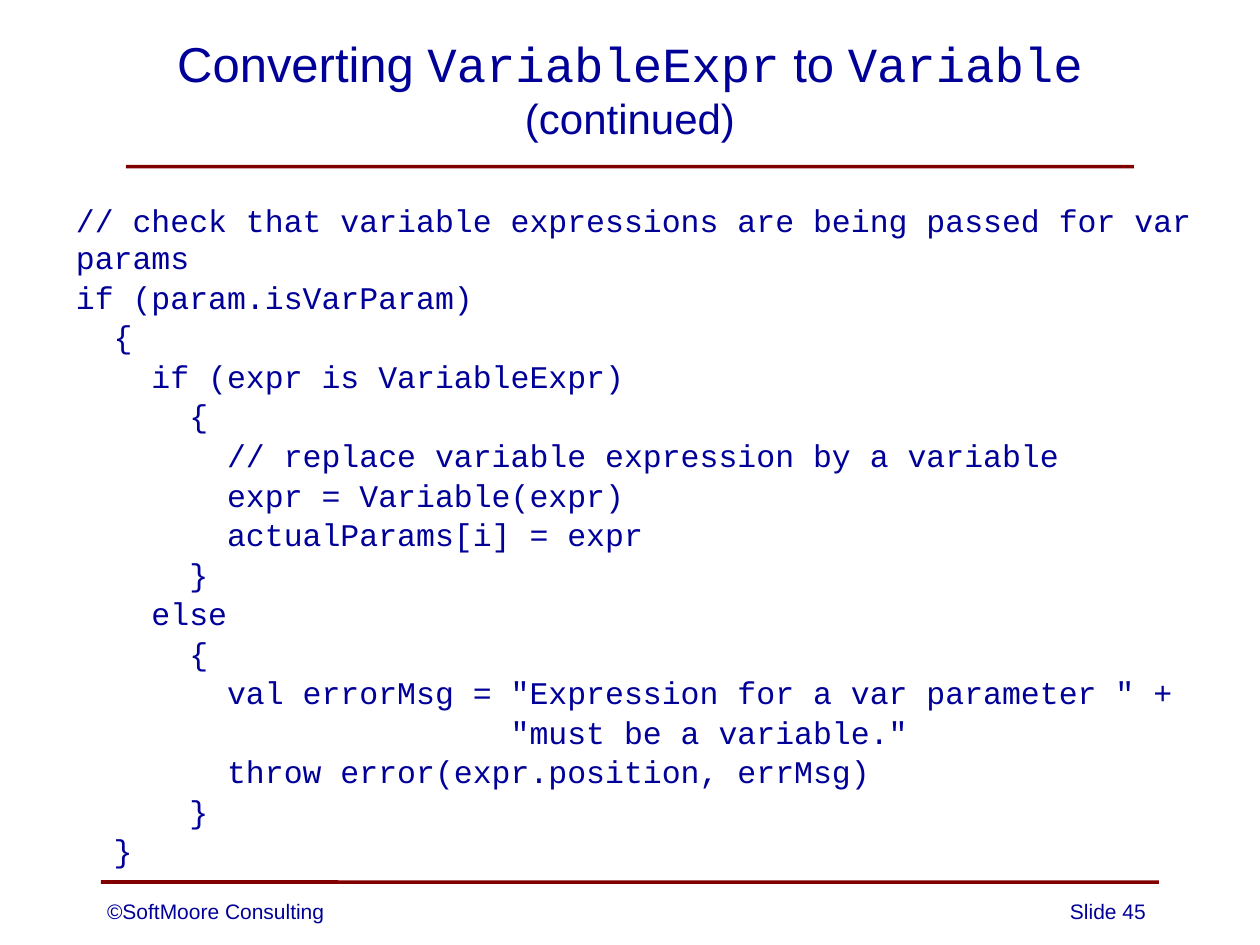
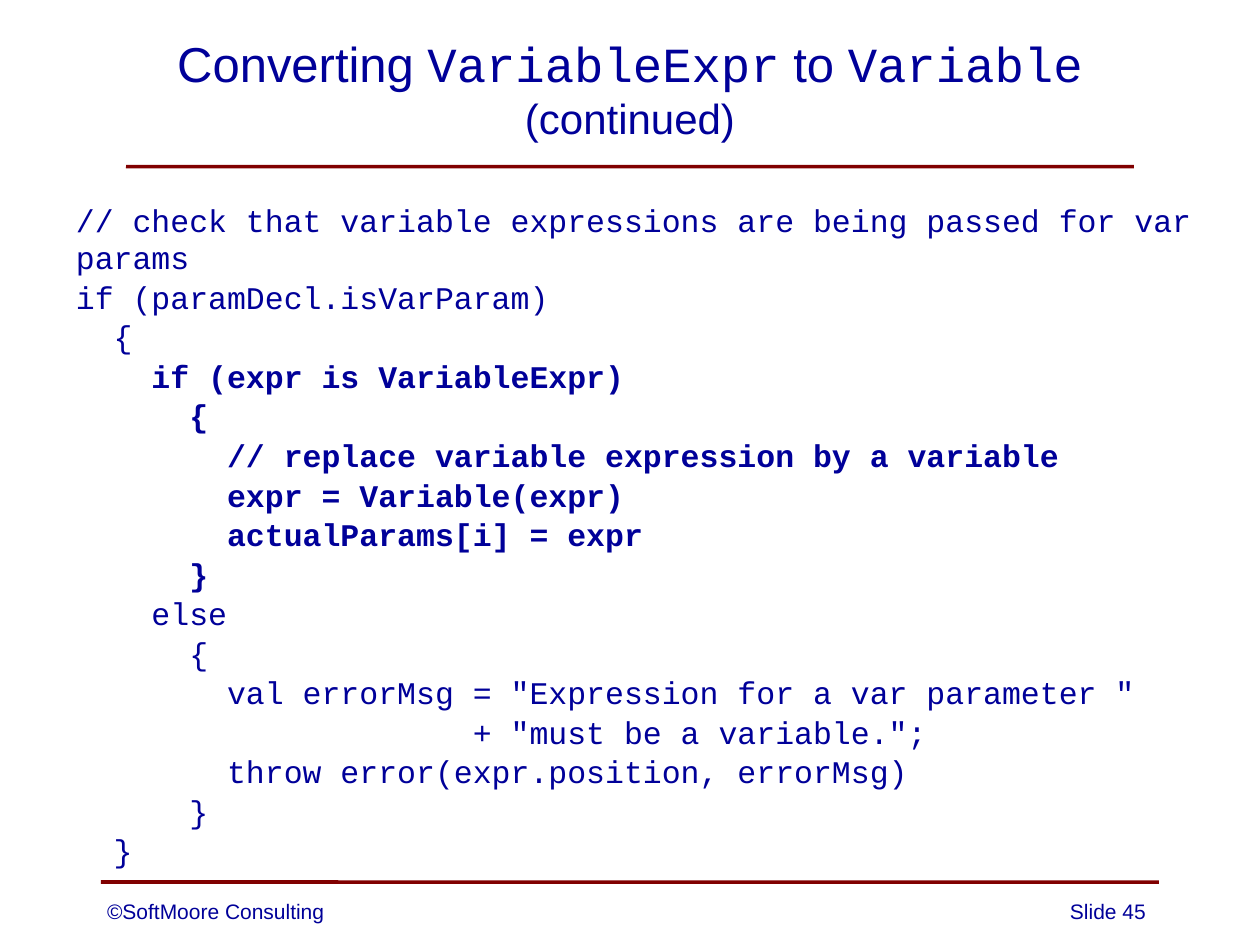
Before and after one commit to SoftMoore/CPRL-Kt-3rd, a slide deck: slide 45 of PowerPoints/13 - Subprograms.pptx. Drawn at 1260x945 pixels with LibreOffice and Linux fonts; fonts in the diff are those of the drawing. Boxes give left, top, right and bottom in pixels: in the first picture for what was removed or moved away, otherwise in the second. Text is boxed around its words. In the diff, an @@ line names an element or a change of style, - is before the commit and + after.

```diff
--- a/PowerPoints/13 - Subprograms.pptx
+++ b/PowerPoints/13 - Subprograms.pptx
@@ text at (76, 286, 549, 316): text changed @@
-if (param.isVarParam)
+if (paramDecl.isVarParam)
@@ text at (151, 365, 1059, 553): bold on in "if (expr is VariableExpr)", "{", "// replace variable expression by a variable", "expr = Variable(expr)" and 2 more places @@
@@ text at (227, 681, 1096, 790): text changed @@
-val errorMsg = "Expression for a var parameter " +
-"must be a variable."
-throw error(expr.position, errMsg)
+val errorMsg = "Expression for a var parameter "
++ "must be a variable.";
+throw error(expr.position, errorMsg)
```
Also in this commit, not shown: 3 other slides changed.
